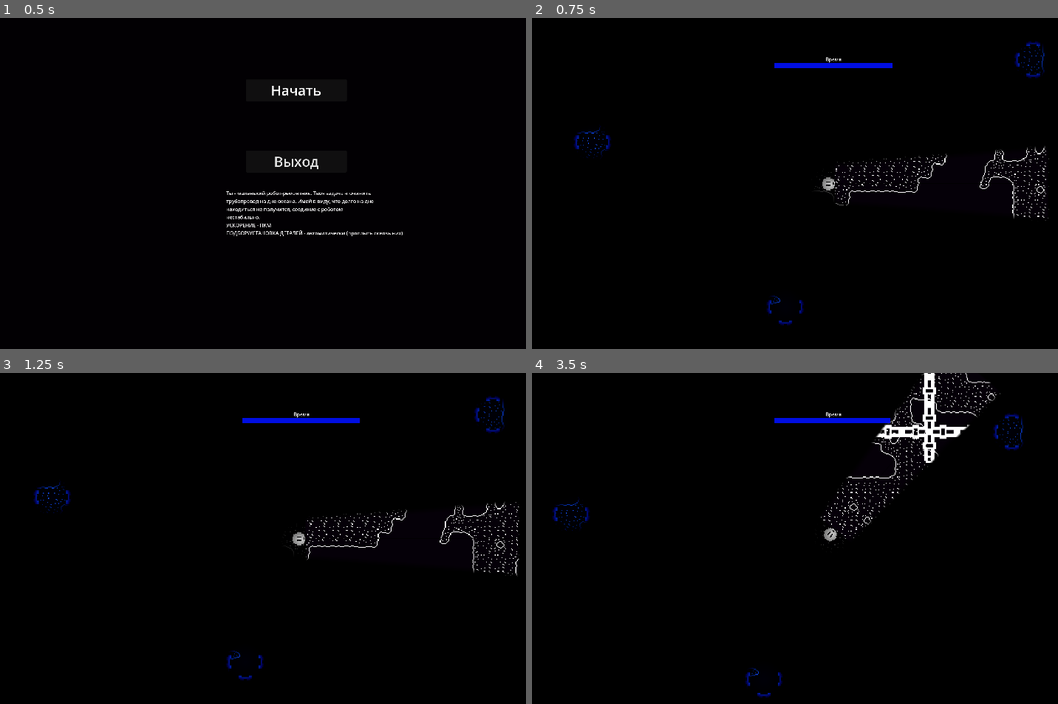
Above: before the commit, frames 1-4 (two rows, left to right).
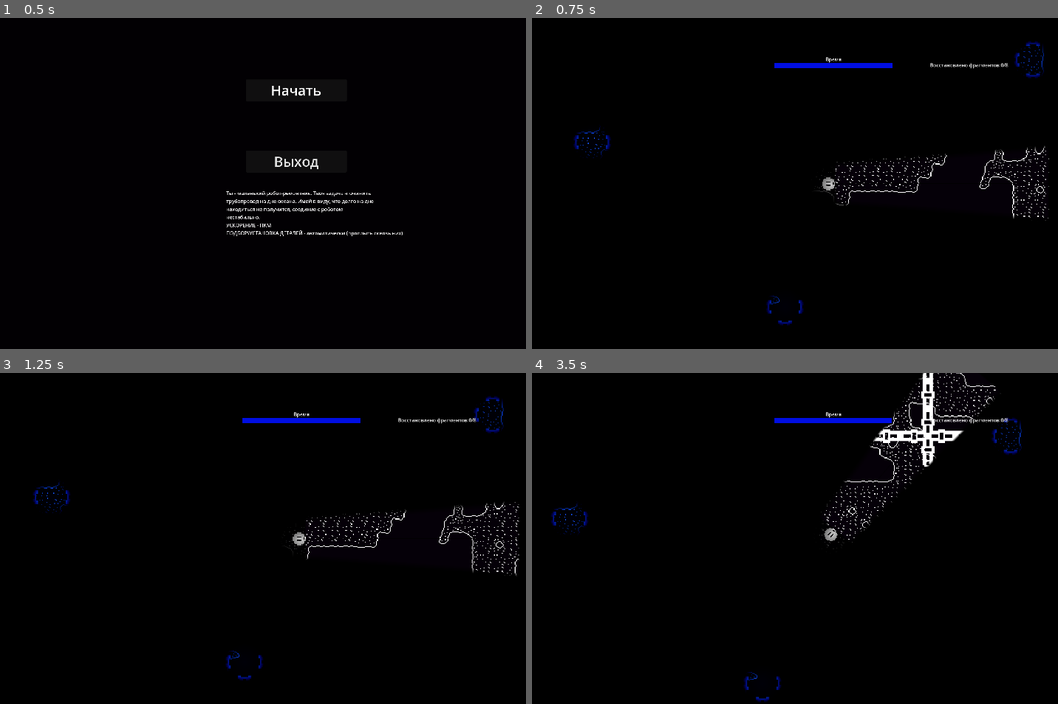
Above: after the commit, the same moments.

Repository: Overlord1704/PashtetJam1
Game: Godot game, scene res://scenes/StartMenu/start_menu.tscn
Two runs of this game, one before a commit and one after it. Both use one fixed random seed, a clock stepped at 60 frames per second and the inputs below.
Inputs (mouse positions are in pixels of both pictures, inside the frame that each line leads up to):
- Up to frame 1 (0.5 s): no input
- Up to frame 2 (0.75 s): click "Начать" at 0.5 s
- Up to frame 3 (1.25 s): no input
- Up to frame 4 (3.5 s): move the mouse to (958, 521) at 1.27 s; click (958, 521) at 1.42 s; move the mouse to (710, 555) at 2.02 s; click (710, 555) at 2.17 s; move the mouse to (884, 465) at 2.77 s; click (884, 465) at 2.92 s

Frame 1 is identical in both runs. In frame 2, 0.4% of the frame differs, in the area x 8-99%, y 7-93%; in frame 3, 1.0%; in frame 4, 2.6%, in the area x 3-94%, y 0-100%.

Commit message:
Доработал

Diff:
--- a/scenes/Level/level.gd
+++ b/scenes/Level/level.gd
@@ -19,6 +19,7 @@
 	player.take_object.connect(Take)
 	player.place_object.connect(Place)
 	player.quit_game.connect(QuitGame)
+	Fragments = location.get_num_fragments()
 
 func _physics_process(delta):
 	if is_taked:
@@ -28,10 +29,9 @@
 	if is_placed and body_pipe != null:
 		body_pipe.global_position = place.global_position
 
-
 	if current_fragments >= Fragments:# Победное меню
 		get_tree().change_scene_to_file("res://scenes/WinnerMenu/winner.tscn")
-
+	$CanvasLayer/CurrFragments.text = "Восстановлено фрагментов:"+str(current_fragments)+"/"+str(Fragments)
 func Take(body : _TakeObject):
 	if is_taked:
 		return
--- a/scenes/Level/level.tscn
+++ b/scenes/Level/level.tscn
@@ -94,3 +94,12 @@
 scale = Vector2(513.502, 155.181)
 shape = SubResource("RectangleShape2D_cue3r")
 debug_color = Color(0.510279, 0.549334, 0.502884, 0.42)
+
+[node name="CanvasLayer" type="CanvasLayer" parent="."]
+
+[node name="CurrFragments" type="Label" parent="CanvasLayer"]
+offset_left = 1295.0
+offset_top = 142.0
+offset_right = 1335.0
+offset_bottom = 165.0
+text = "Восстановлено фрагментов: "
--- a/scenes/Player/GameTimer/game_timer.tscn
+++ b/scenes/Player/GameTimer/game_timer.tscn
@@ -13,6 +13,7 @@
 offset_bottom = 16.0
 tooltip_text = "Время"
 theme_override_styles/fill = SubResource("StyleBoxFlat_ej2yh")
+step = 0.005
 value = 100.0
 show_percentage = false
 
--- a/scenes/Player/player.tscn
+++ b/scenes/Player/player.tscn
@@ -55,6 +55,7 @@
 texture = ExtResource("2_kttuv")
 
 [node name="VelocityComponent" parent="." instance=ExtResource("3_rg40q")]
+SPEED = 150
 
 [node name="ControllerComponent" parent="." node_paths=PackedStringArray("VelocityComponent") instance=ExtResource("4_c3ftc")]
 VelocityComponent = NodePath("../VelocityComponent")
--- a/scenes/WinnerMenu/winner.tscn
+++ b/scenes/WinnerMenu/winner.tscn
@@ -14,16 +14,16 @@
 script = SubResource("GDScript_uypns")
 
 [node name="Sprite2D" type="Sprite2D" parent="."]
-position = Vector2(580.585, 326.042)
-scale = Vector2(4.16968, 3.08451)
+position = Vector2(971.993, 548.582)
+scale = Vector2(6.98556, 5.16432)
 texture = ExtResource("1_kkoen")
 
 [node name="Label" type="Label" parent="."]
 texture_filter = 1
-offset_left = 328.0
-offset_top = 136.0
-offset_right = 768.0
-offset_bottom = 320.0
+offset_left = 800.0
+offset_top = 184.0
+offset_right = 1240.0
+offset_bottom = 368.0
 theme_override_font_sizes/font_size = 30
 text = "Победа! Вы прошли игру!"
 horizontal_alignment = 1
@@ -31,10 +31,10 @@
 
 [node name="Button" type="Button" parent="."]
 texture_filter = 1
-offset_left = 496.0
-offset_top = 384.0
-offset_right = 624.0
-offset_bottom = 448.0
+offset_left = 952.0
+offset_top = 440.0
+offset_right = 1080.0
+offset_bottom = 504.0
 text = "Выход в меню"
 
 [connection signal="pressed" from="Button" to="." method="_on_button_pressed"]
